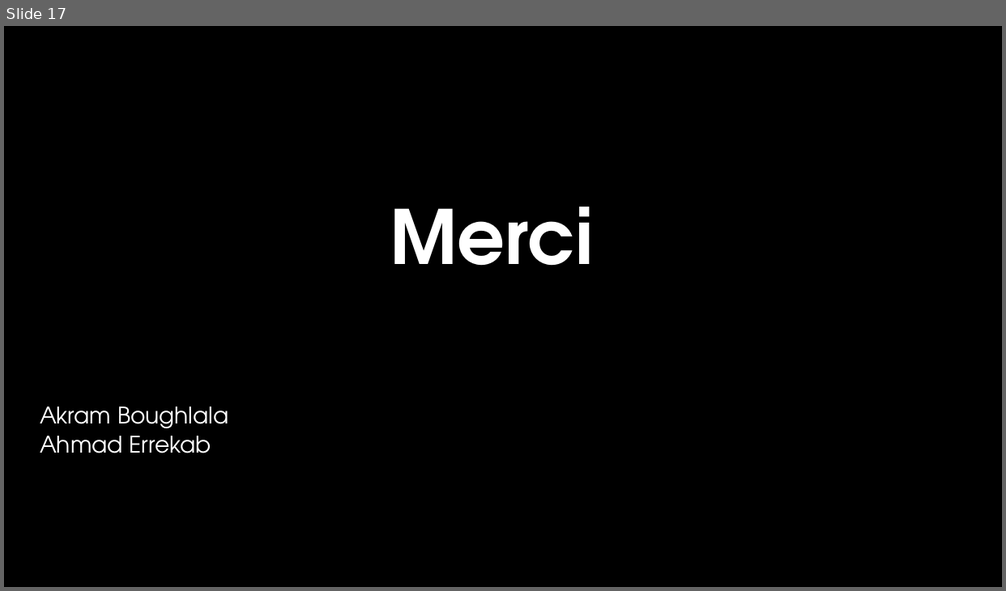
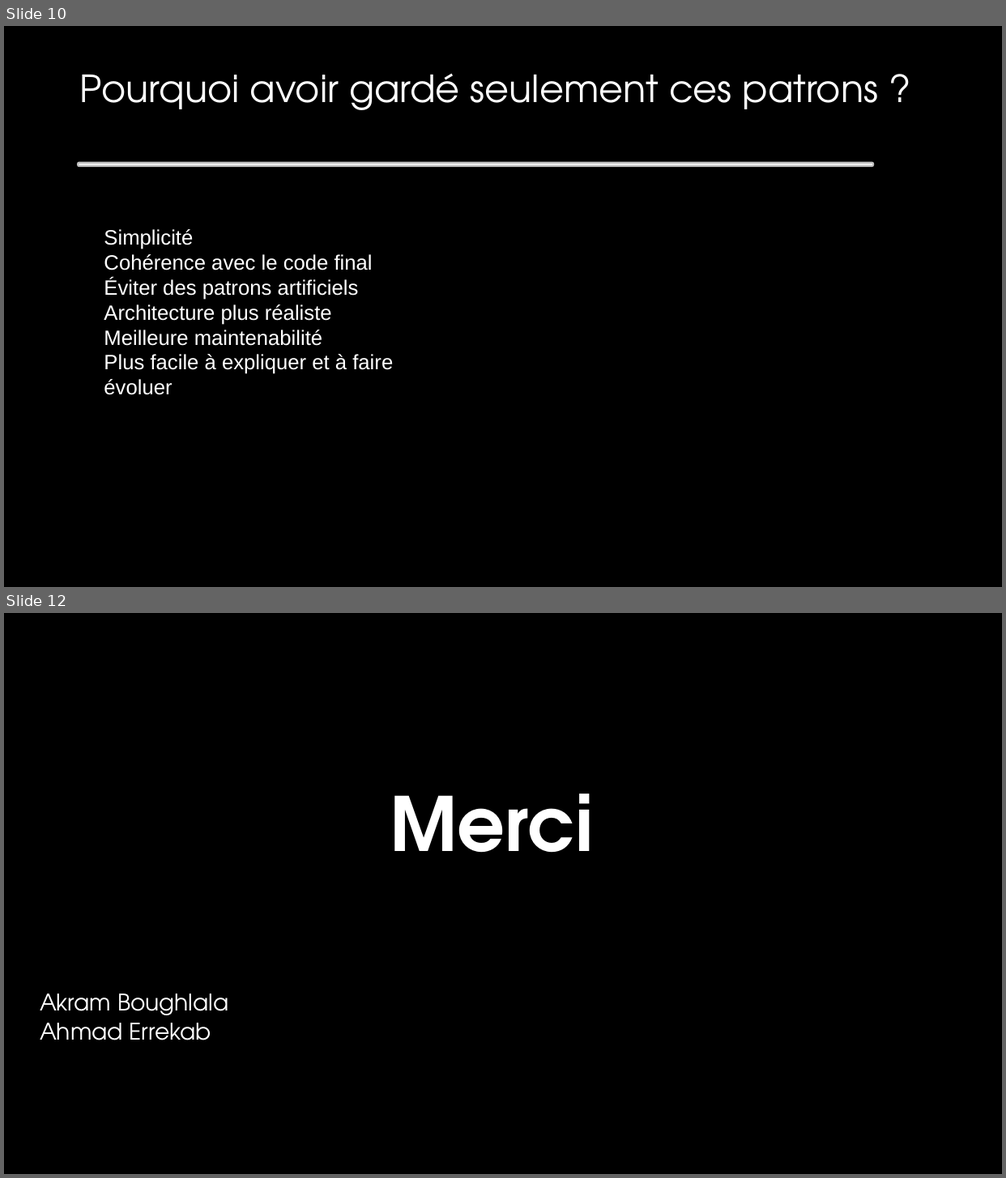
Before and after one commit to ZouaghiHoussem/SoftwareEngineeringDocuments, a slide deck: documentation/ClubManagerPowerPoint.odp. Shown one above the other, each under a label of ours: slide 17 before the commit, slides 10 and 12 after it; the slides between them are not shown. The pictures are 1006x591 and 1006x1178 pixels, drawn with LibreOffice and Linux fonts; fonts in the diff are those of the drawing; background and template pictures are left out; a plain dark background stands for a picture behind light text. Boxes give left, top, right and bottom in pixels: in the first picture for what was removed or moved away, otherwise in the second. Text is boxed around its words. In the diff, an @@ line names an element or a change of style, - is before the commit and + after.

```diff
--- a/documentation/ClubManagerPowerPoint.odp
+++ b/documentation/ClubManagerPowerPoint.odp
@@ slide 10 added at (4,26,1002,587), background picture (left out); not listed: 26 template elements that a slide beside it also shows @@
@@ freeform shape added at (4,26,1002,587), fill #000000 @@
@@ title added at (80,73,879,110), 36 pt, text #FFFFFF @@
+Pourquoi avoir gardé seulement ces patrons ?
@@ freeform shape added at (79,164,872,165), fill #FFFFFF at 75% opacity, outline #FFFFFF 3.49 pt @@
@@ subtitle added at (104,229,393,395), 20 pt, text #FFFFFF @@
+• Simplicité
+• Cohérence avec le code final
+• Éviter des patrons artificiels
+• Architecture plus réaliste
+• Meilleure maintenabilité
+• Plus facile à expliquer et à faire évoluer
@@ what was slide 17 is now slide 12 @@
```
Also in this commit, not shown: 5 slides changed, 4 other slides added, 10 slides removed.
